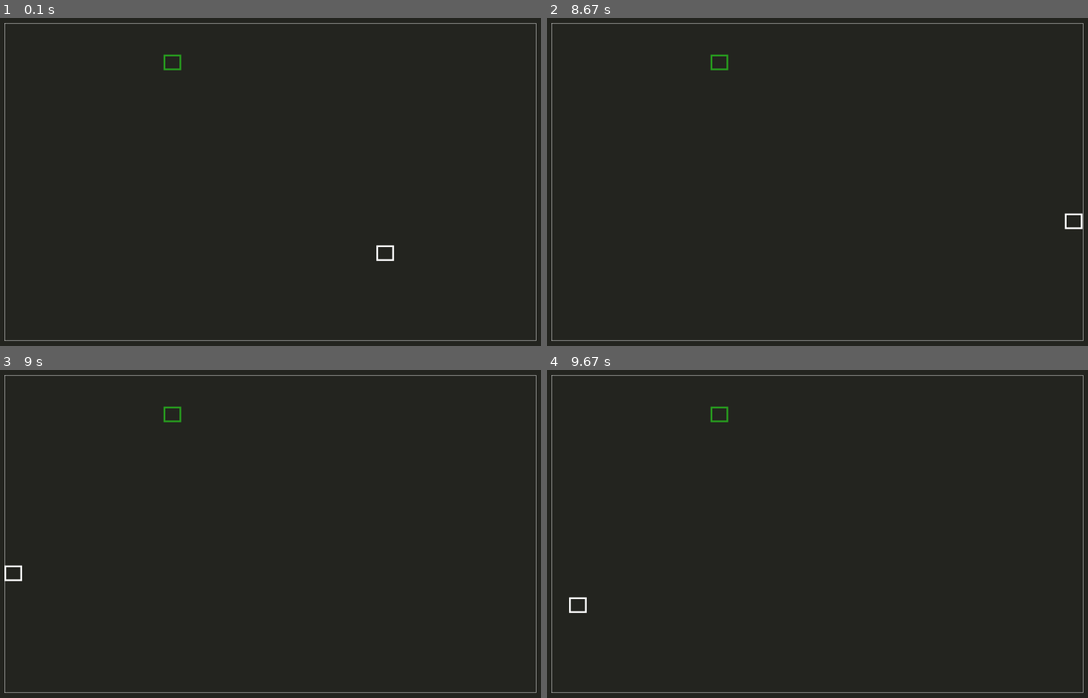
Above: before the commit, frames 1-4 (two rows, left to right).
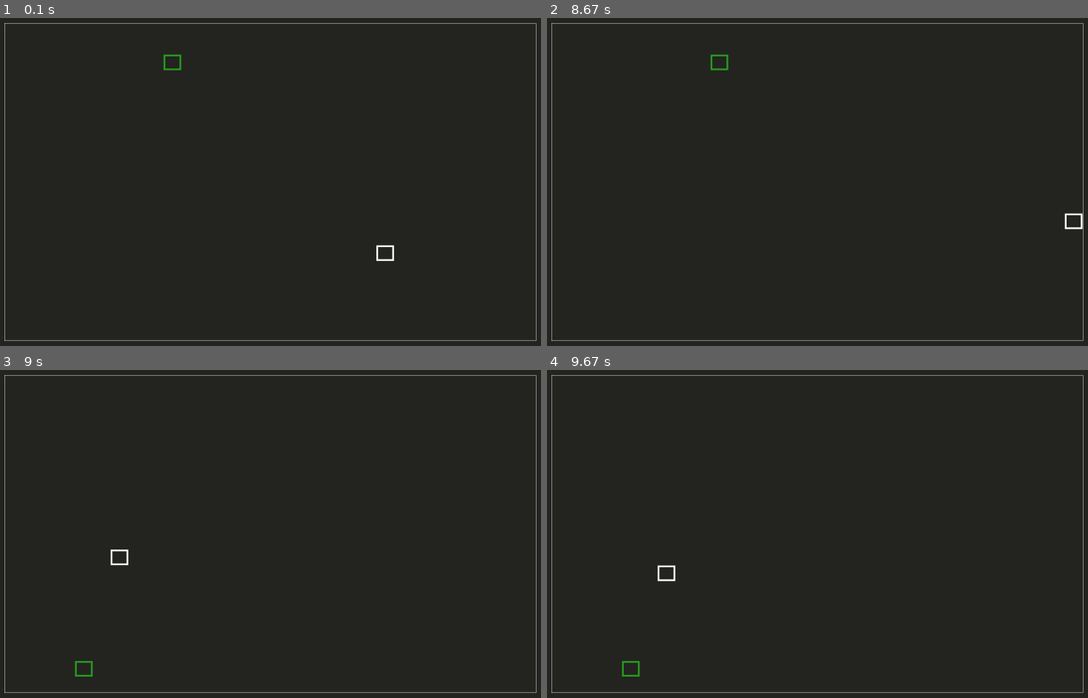
Above: after the commit, the same moments.

Repository: jorenchik/snake-pygame
Game: pygame game, started from index.py
Two runs of this game, one before a commit and one after it. Both use one fixed random seed, a clock stepped at 60 frames per second and the inputs below.
Inputs:
- Up to frame 1 (0.1 s): no input
- Up to frame 2 (8.67 s): hold Right 0.33-0.8 s; hold Up 0.83-1.3 s; hold Right 1.33-1.8 s; hold Down 2.4-2.7 s; hold Left 2.73-3.13 s; hold Up 3.17-3.53 s; hold Right 3.57-4.2 s; hold Down 4.23-4.6 s; hold Left 4.63-5.1 s; hold Right 5.13-5.6 s; hold Up 5.63-5.93 s; hold Right 5.97-6.43 s; hold Left 6.47-7 s; hold Down 7.03-7.33 s; hold Left 7.37-7.77 s; hold Up 7.8-8.17 s; hold Right from 8.2 s (still down)
- Up to frame 3 (9 s): release Right at 8.83 s; tap Space at 8.87 s
- Up to frame 4 (9.67 s): hold Down 9.2-9.57 s; tap Space at 9.27 s; hold Left from 9.6 s (still down)

Frames 1-2 are identical in both runs. In frame 3, 0.3% of the frame differs, in the area x 0-34%, y 11-94%; in frame 4, 0.3%.

Commit message:
Game over and restart

Diff:
--- a/game.py
+++ b/game.py
@@ -175,7 +175,6 @@
             for rect in col:
                 if rect.pos not in self.occupiedPositions:
                     self.availablePositions.append(rect.pos)
-
     def getRandomAvailablePos(self):
         if len(self.availablePositions) == 0: return False
         return rd.choice(self.availablePositions)
--- a/index.py
+++ b/index.py
@@ -16,7 +16,12 @@
     while game.active:
         # Updates game state
         game.onUpdate()
-        if not game.snakeAlive: gameOver()
+        if not game.snakeAlive:
+            for part in game.snakeParts:
+                game.snakeParts.remove(part)
+            for food in game.foods:
+                game.foods.remove(food)
+            gameOver()
 
         # Events
         headPart = game.snakeParts[0]
@@ -96,8 +101,12 @@
     while not game.snakeAlive:
         game.onUpdate()
         game.setBackground()
+        text = game.font.render('GAME OVER | PRESS SPACE TO RESTART | PRESS ESCAPE TO EXIT', True, white)
+        game.screen.blit(text, (game.SCREEN_WIDTH/2-text.get_width()/2, game.SCREEN_HEIGHT/2-text.get_height()/2))
         if game.isQuit(): quit()
+        if game.isKey(pg.K_SPACE):
+            game.snakeAlive = True
         game.update()
-
+    main()
 # Starting the game's main loop
 main()
--- a/settings.py
+++ b/settings.py
@@ -5,7 +5,8 @@
 caption = 'Snake game'
 
 # Gameplay
-portalWalls = True
+portalWalls = False
+# selfRectalCollisionAllowed = False
 
 # Screen
 res = (1920,1080)
@@ -16,7 +17,7 @@
 fps = 60
 
 # Font
-fontSize = 20
+fontSize = 50
 font = 'Arial'
 
 # Colors
